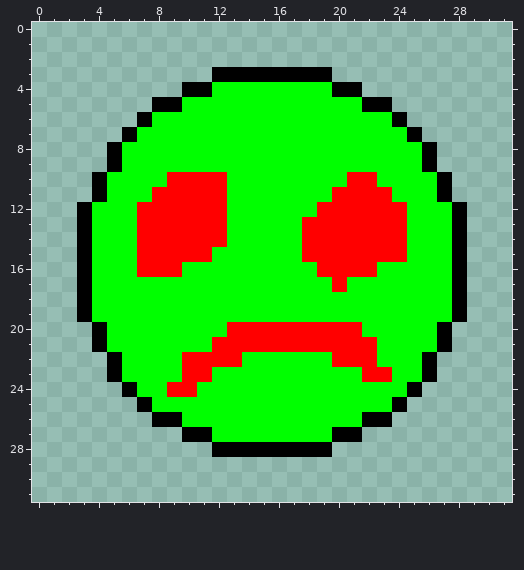
Two versions of one pixel-art sprite, img/head/head_8.png. Above is the file before it was changed.
The file is 32x32 pixels.
Now the later version:
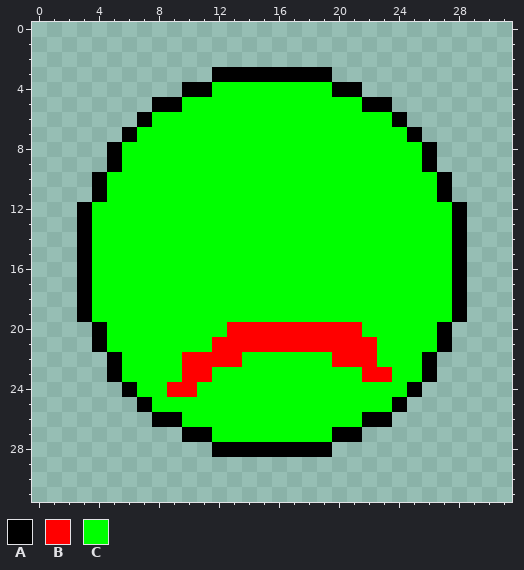
Palette (. is transparent): A #000000  B #ff0000  C #00ff00
Diff:
y 10: x 9..12 BBBB -> CCCC; x 21..22 BB -> CC
y 11: x 8..12 BBBBB -> CCCCC; x 20..23 BBBB -> CCCC
y 12: x 7..12 BBBBBB -> CCCCCC; x 19..24 BBBBBB -> CCCCCC
y 13..14: x 7..12 BBBBBB -> CCCCCC; x 18..24 BBBBBBB -> CCCCCCC
y 15: x 7..11 BBBBB -> CCCCC; x 18..24 BBBBBBB -> CCCCCCC
y 16: x 7..9 BBB -> CCC; x 19..22 BBBB -> CCCC
y 17: x 20 B -> C
Boxes around the changes in both pictures, in picture pixels (x1, y1, x2, y2):
changed: (137, 172, 227, 277)
changed: (302, 172, 407, 292)
